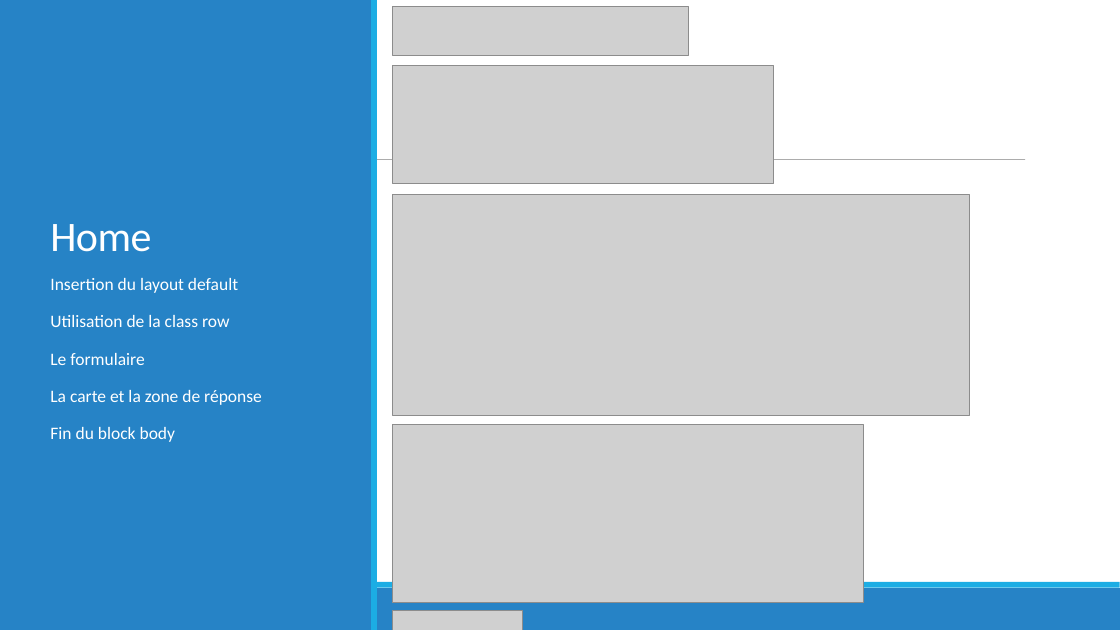
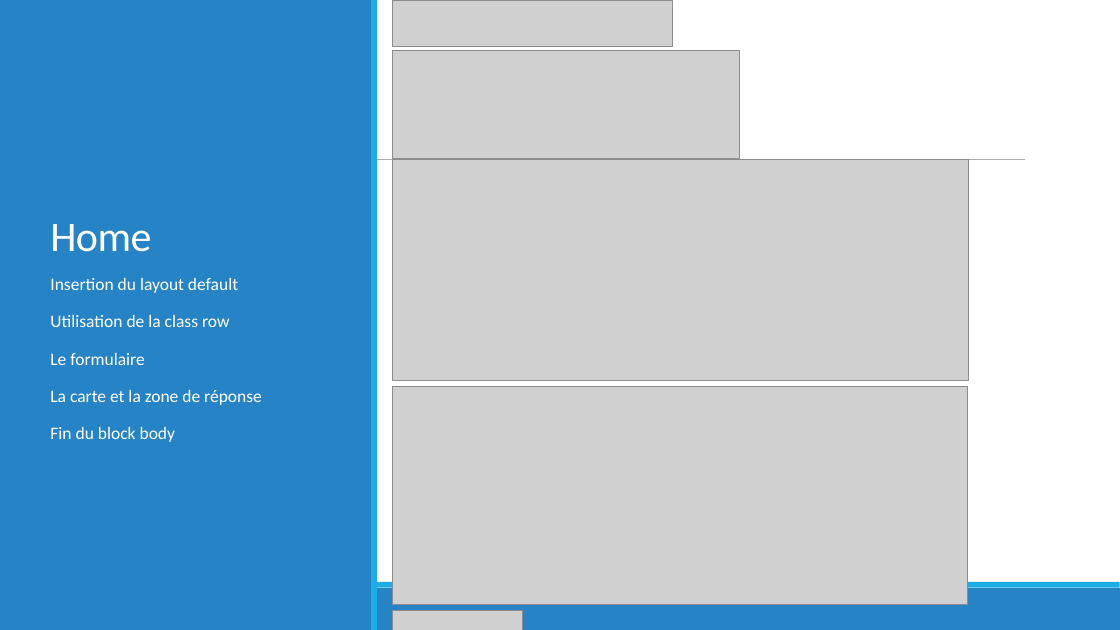
Before and after one commit to cenotapHe/GrandPy-Bot, a slide deck: slide 14 of livrable/Presentation P7 - Creez GrandPy-Bot, le papy robot.odp (slide 13 before the commit). Drawn at 1120x630 pixels with LibreOffice and Linux fonts; fonts in the diff are those of the drawing; grey boxes stand for pictures. Boxes give left, top, right and bottom in pixels: in the first picture for what was removed or moved away, otherwise in the second. Text is boxed around its words. In the diff, an @@ line names an element or a change of style, - is before the commit and + after.

```diff
--- a/livrable/Presentation P7 - Creez GrandPy-Bot, le papy robot.odp
+++ b/livrable/Presentation P7 - Creez GrandPy-Bot, le papy robot.odp
@@ picture: place and size @@
-picture at [392, 6, 688, 55]
+picture at [392, 0, 672, 46]
@@ picture: place and size @@
-picture at [393, 66, 774, 184]
+picture at [392, 50, 739, 158]
@@ picture: place and size @@
-picture at [393, 195, 970, 415]
+picture at [392, 160, 969, 380]
@@ picture: place and size @@
-picture at [392, 424, 864, 603]
+picture at [392, 386, 968, 605]
```
Also in this commit, not shown: 2 other slides changed, 1 slide added, 1 other file.
